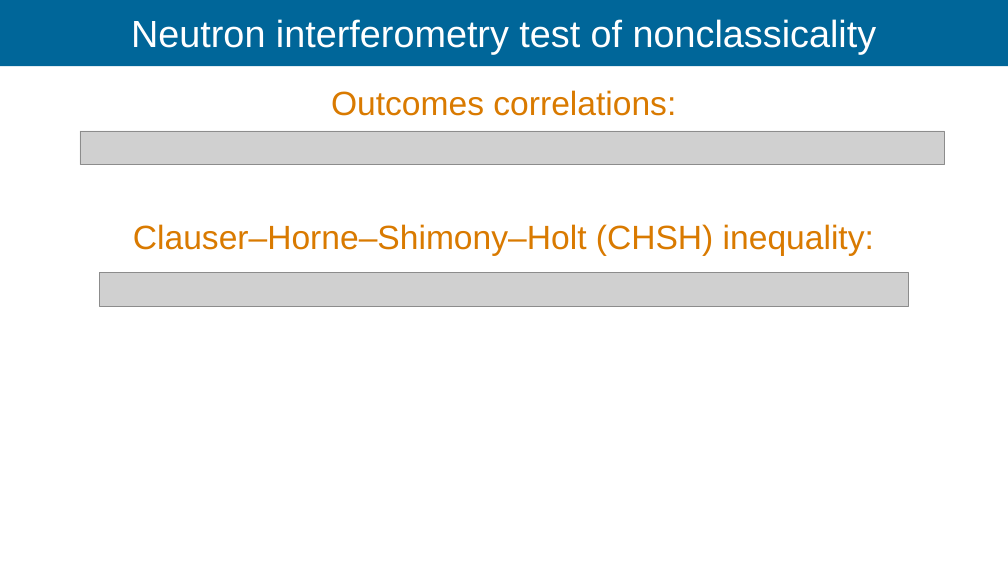
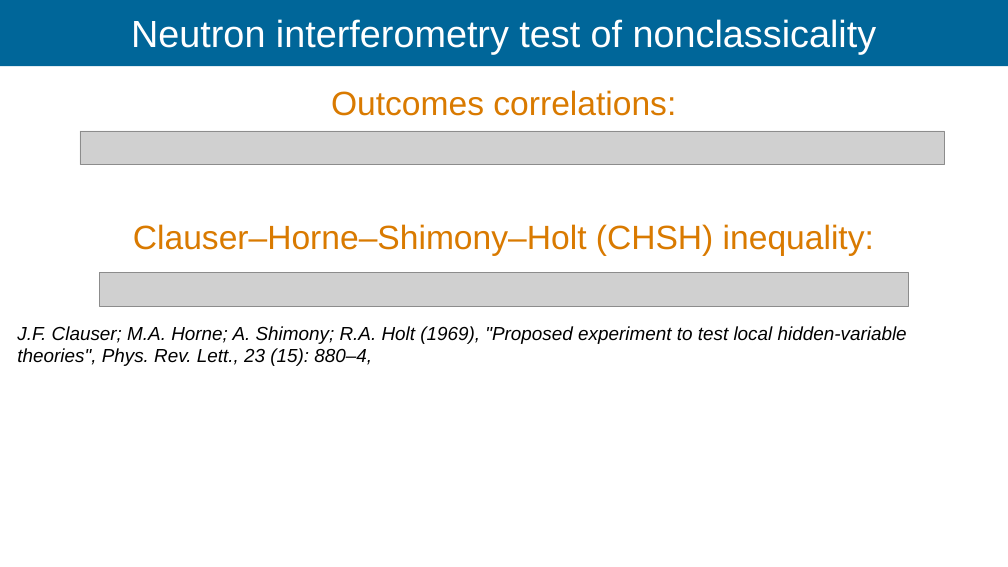
Before and after one commit to Ismaele-vincent/PhD, a slide deck: slide 63 of 2026/Talks/ILL Seminar/ILL seminar 2026 ver3.odp (slide 64 before the commit). Drawn at 1008x567 pixels with LibreOffice and Linux fonts; fonts in the diff are those of the drawing; grey boxes stand for pictures; background and template pictures are left out. Boxes give left, top, right and bottom in pixels: in the first picture for what was removed or moved away, otherwise in the second. Text is boxed around its words. In the diff, an @@ line names an element or a change of style, - is before the commit and + after.

```diff
--- a/2026/Talks/ILL Seminar/ILL seminar 2026 ver3.odp
+++ b/2026/Talks/ILL Seminar/ILL seminar 2026 ver3.odp
@@ text added at bbox=[17, 326, 907, 366], 18 pt, text #000000, italic @@
+J.F. Clauser; M.A. Horne; A. Shimony; R.A. Holt (1969), "Proposed experiment to test local hidden-variable theories", Phys. Rev. Lett., 23 (15): 880–4,
```
Also in this commit, not shown: 18 other slides changed, 10 slides added, 2 slides removed, 22 other files.
